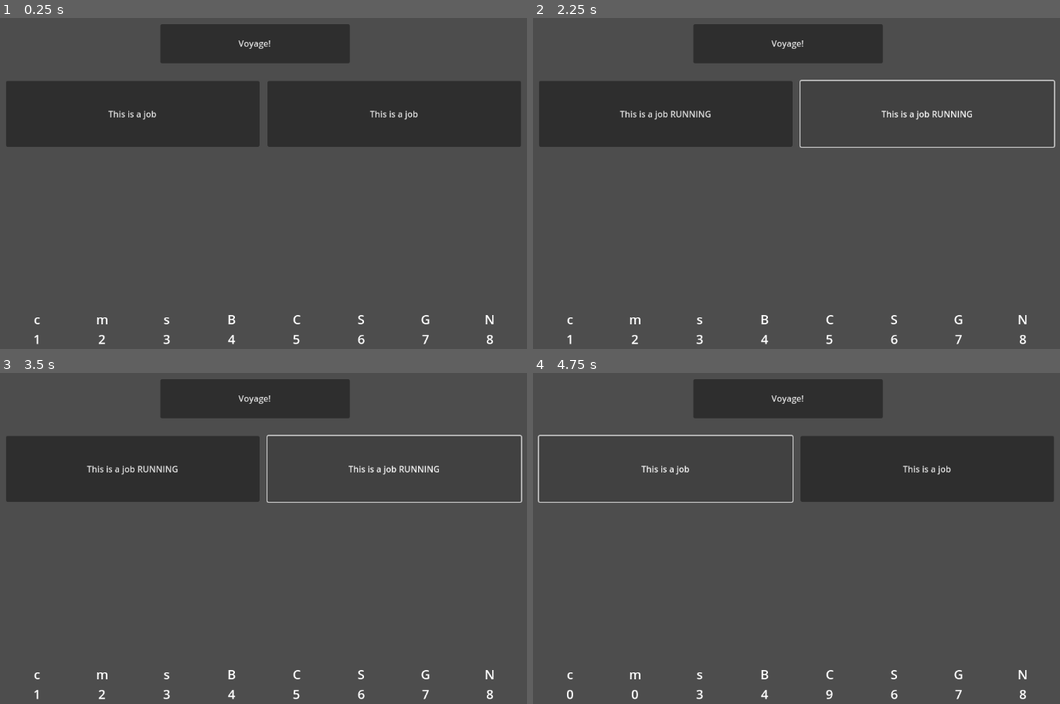
Above: before the commit, frames 1-4 (two rows, left to right).
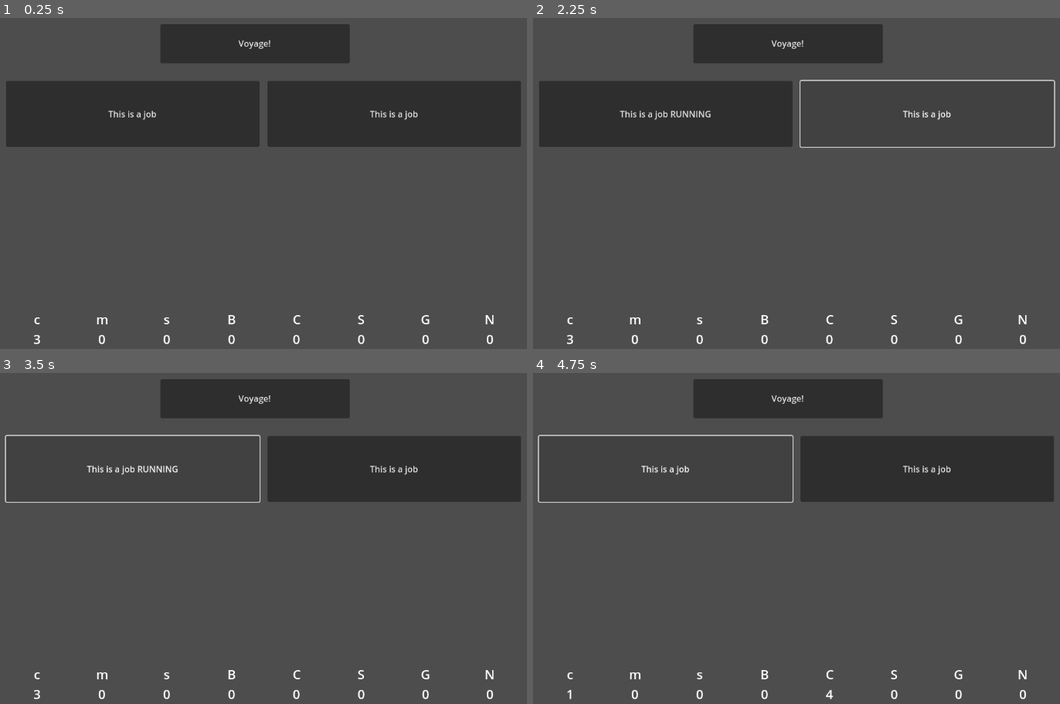
Above: after the commit, the same moments.

Repository: scarlettjclark/pencil-coloured-pirates
Game: Godot game, scene res://Scenes/prototype_voyage_phase.tscn
The game is run twice, just before and just after one commit, with the same random seed, the same clock (stepped at 60 frames per second) and the same inputs.
Inputs:
- Up to frame 1 (0.25 s): no input
- Up to frame 2 (2.25 s): click "This is a job" at 0.5 s; click "This is a job RUNNING" at 1.25 s; click "This is a job" at 2 s
- Up to frame 3 (3.5 s): click "This is a job RUNNING" at 2.75 s
- Up to frame 4 (4.75 s): click "Voyage!" at 3.5 s; click "This is a job" at 4.25 s

The runs differ from the first frame. In frame 1, 0.2% of the frame differs, in the area x 6-94%, y 95-99%; in frame 2, 0.4%; in frame 3, 1.3%, in the area x 0-100%, y 18-99%; in frame 4, 0.2%.

Commit message:
refactored goods to use dictionary

Diff:
--- a/prototype-voyage-phase/Scenes/prototype_voyage_phase.tscn
+++ b/prototype-voyage-phase/Scenes/prototype_voyage_phase.tscn
@@ -17,14 +17,7 @@
 
 [node name="Store" type="Node" parent="GoodsManager"]
 script = ExtResource("3_0ew33")
-crew = 1
-munitions = 2
-supplies = 3
-booze = 4
-cloth = 5
-spices = 6
-gold = 7
-notoriety = 8
+crew = 3
 
 [node name="Job" type="Node" parent="GoodsManager" node_paths=PackedStringArray("cost", "result")]
 script = ExtResource("4_eixya")
@@ -33,7 +26,7 @@
 
 [node name="Cost" type="Node" parent="GoodsManager/Job"]
 script = ExtResource("3_0ew33")
-crew = 1
+crew = 2
 metadata/_custom_type_script = "uid://cojf1q451fjsc"
 
 [node name="Result" type="Node" parent="GoodsManager/Job"]
@@ -49,12 +42,13 @@
 
 [node name="Cost" type="Node" parent="GoodsManager/Job2"]
 script = ExtResource("3_0ew33")
-munitions = 2
+crew = 2
 metadata/_custom_type_script = "uid://cojf1q451fjsc"
 
 [node name="Result" type="Node" parent="GoodsManager/Job2"]
 script = ExtResource("3_0ew33")
-booze = 4
+crew = 2
+cloth = 1
 metadata/_custom_type_script = "uid://cojf1q451fjsc"
 
 [connection signal="enable_request" from="GoodsManager/Voyage Phase UI" to="GoodsManager" method="_on_voyage_phase_ui_enable_request"]
--- a/prototype-voyage-phase/Scripts/goods.gd
+++ b/prototype-voyage-phase/Scripts/goods.gd
@@ -5,43 +5,85 @@
 
 extends Node
 
-@export var crew : int
-@export var munitions : int
-@export var supplies : int
-@export var booze : int
-@export var cloth : int
-@export var spices : int
-@export var gold : int
-@export var notoriety : int
+var goods_dict := {"Crew" : 0,
+					"Munitions" : 0,
+					"Supplies" : 0,
+					"Booze" : 0,
+					"Cloth" : 0,
+					"Spices" : 0,
+					"Gold" : 0,
+					"Notoriety" : 0}
+
+@export var crew : int:
+	get:
+		return goods_dict["Crew"]
+	set(the_crew):
+		goods_dict["Crew"] = the_crew
+@export var munitions : int:
+	get:
+		return goods_dict["Munitions"]
+	set(the_munitions):
+		goods_dict["Munitions"] = the_munitions
+@export var supplies : int:
+	get:
+		return goods_dict["Supplies"]
+	set(the_supplies):
+		goods_dict["Supplies"] = the_supplies
+@export var booze : int:
+	get:
+		return goods_dict["Booze"]
+	set(the_booze):
+		goods_dict["Booze"] = the_booze
+@export var cloth : int:
+	get:
+		return goods_dict["Cloth"]
+	set(the_cloth):
+		goods_dict["Cloth"] = the_cloth
+@export var spices : int:
+	get:
+		return goods_dict["Spices"]
+	set(the_spices):
+		goods_dict["Spices"] = the_spices
+@export var gold : int:
+	get:
+		return goods_dict["Gold"]
+	set(the_gold):
+		goods_dict["Gold"] = the_gold
+@export var notoriety : int:
+	get:
+		return goods_dict["Notoriety"]
+	set(the_notoriety):
+		goods_dict["Notoriety"] = the_notoriety
 
 ## Returns whether the goods stored in this object are enough to pay for the
 ## cost of the parameter goods.
 func has_cost(cost : Goods) -> bool:
-	return (crew >= cost.crew and
-			munitions >= cost.munitions and
-			supplies >= cost.supplies and
-			booze >= cost.booze and
-			cloth >= cost.cloth and
-			spices >= cost.spices and
-			gold >= cost.gold and
-			notoriety >= cost.notoriety)
+	var result := true
+	for type in goods_dict.keys():
+		result = result and (goods_dict[type] >= cost.goods_dict[type])
+	return result
 
 func add(to_add : Goods) -> void:
-	crew += to_add.crew
-	munitions += to_add.munitions
-	supplies += to_add.supplies
-	booze += to_add.supplies
-	cloth += to_add.cloth
-	spices += to_add.spices
-	gold += to_add.gold
-	notoriety += to_add.notoriety
+	for type in goods_dict.keys():
+		goods_dict[type] += to_add.goods_dict[type]
 
 func spend(to_spend : Goods) -> void:
-	crew -= to_spend.crew
-	munitions -= to_spend.munitions
-	supplies -= to_spend.supplies
-	booze -= to_spend.booze
-	cloth -= to_spend.cloth
-	spices -= to_spend.spices
-	gold -= to_spend.gold
-	notoriety -= to_spend.notoriety
+	for type in goods_dict.keys():
+		goods_dict[type] -= to_spend.goods_dict[type]
+
+func has_room_for_more(cost : Goods, current_load : Goods) -> bool:
+	print("Current store:\n" + _to_string())
+	print("Current load:\n" + str(current_load))
+	var combined = Goods.new()
+	combined.add(cost)
+	combined.add(current_load)
+	print ("Combined:\n" + str(combined))
+	print("Result: " + str(has_cost(combined)))
+	return has_cost(combined)
+
+func _to_string() -> String:
+	var string = ""
+	for type in goods_dict.keys():
+		if goods_dict[type] != 0:
+			string += type + ": " + str(goods_dict[type]) + "\n"
+	return string
--- a/prototype-voyage-phase/Scripts/goods_manager.gd
+++ b/prototype-voyage-phase/Scripts/goods_manager.gd
@@ -17,8 +17,9 @@
 
 func _on_voyage_phase_ui_enable_request(job_button : JobButton):
 	var job = job_button.job
-	print("Enable request received")
-	if store.has_cost(job.cost) and not (job in jobs_to_run):
+	print("Current load: " + str(current_load))
+	print("Job to add: " + str(job.cost))
+	if store.has_room_for_more(current_load, job.cost) and not (job in jobs_to_run):
 		current_load.add(job.cost)
 		jobs_to_run.append(job)
 		job_button.set_running()
--- /dev/null
+++ b/prototype-voyage-phase/Scripts/goods_types.gd
@@ -0,0 +1,11 @@
+class_name GoodsTypes
+enum{
+	CREW,
+	MUNITIONS,
+	SUPPLIES,
+	BOOZE,
+	CLOTH,
+	SPICES,
+	GOLD,
+	NOTORIETY
+}
Not shown, added: prototype-voyage-phase/Scripts/goods_types.gd.uid
